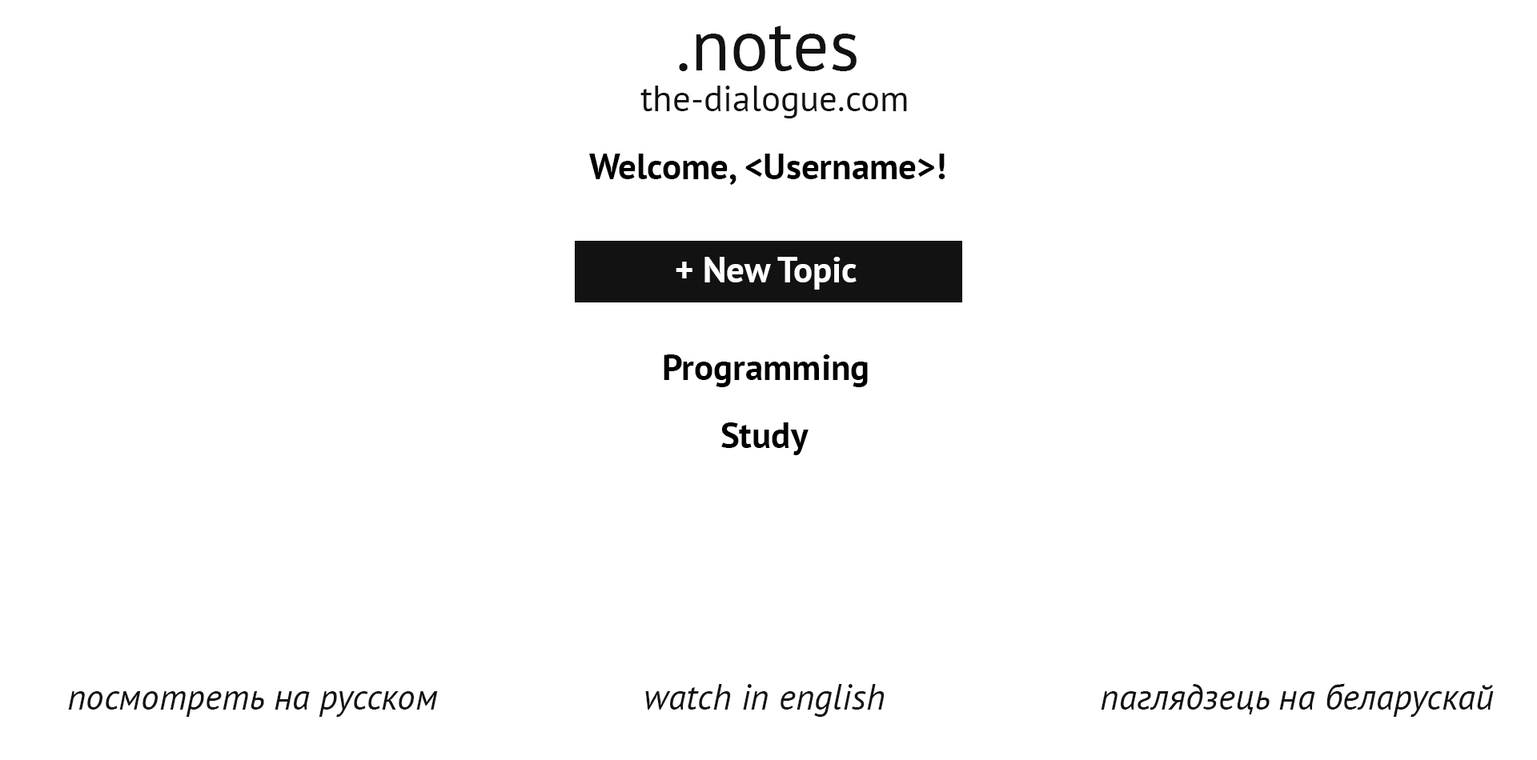
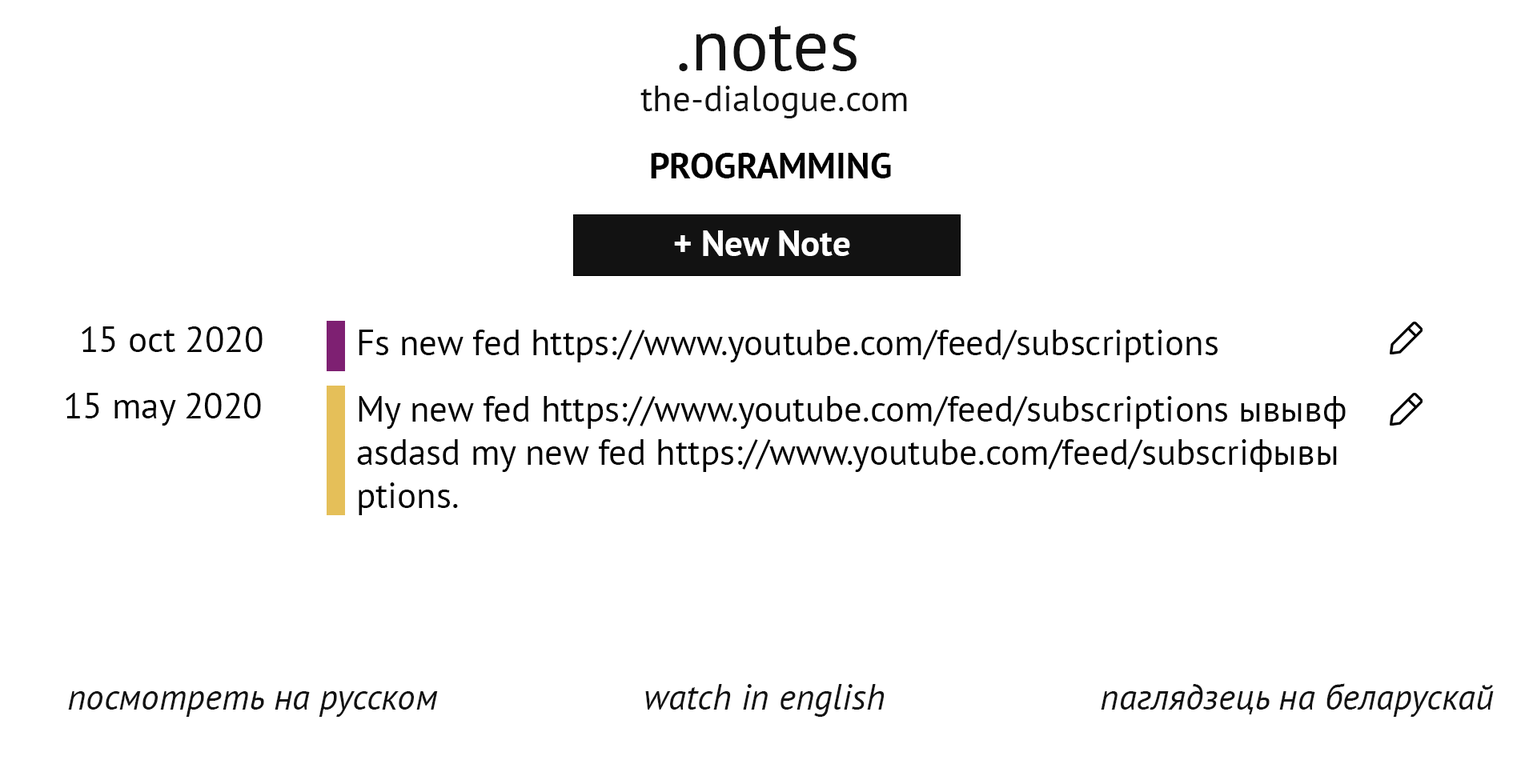
Revision of a layered 1537×760 image; what changed, layer by layer:
showed group "notes" (11 layers) over box(65, 152, 1423, 516)
hid group "topics" (5 layers) over box(574, 153, 963, 456)
